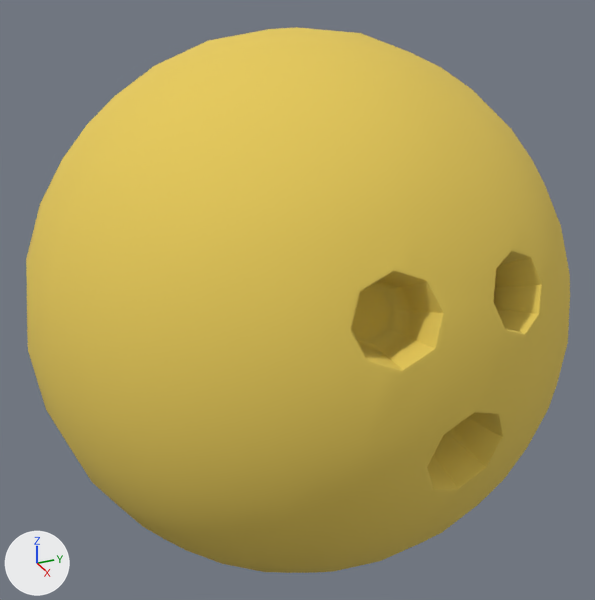
One commit to the FBX model FLAG_Bowling_game/Assets/Objects/BallS/Cannonball.fbx: the scene before it, then after it.
One viewpoint serves both versions: a 50 mm camera at (1.642, 0.831, 0.642) aimed at (0.791, 1.214, 0.217). The axes (+X, +Y, +Z) are drawn at lower left. The lights are the same throughout. The older version comes first. Where no turn or scale is listed for an object, it has been applied to the vertices.

Objects in the first picture: 'Golden Ball.001'.
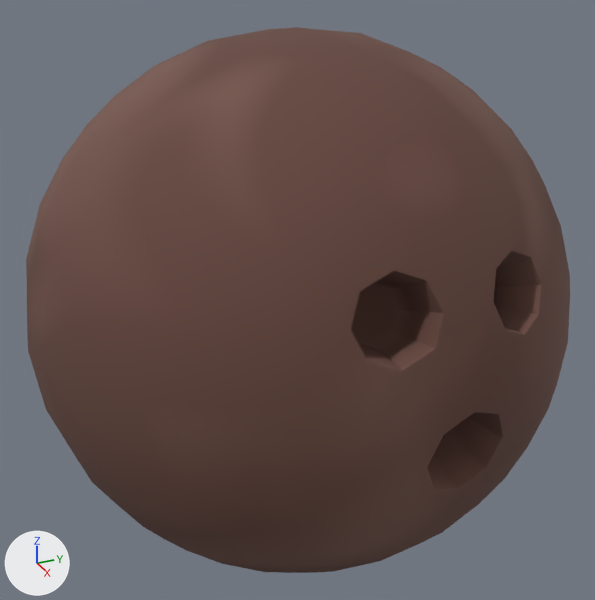
Boxes (x1, y1, x2, y2) around the edits, measured in the pictures (595 x 600 px):
```json
{"object": "Golden Ball.001", "change": "surface changed", "before": [26, 27, 570, 573], "after": [26, 27, 570, 573], "on screen": "yellow to brown"}
```

Edits to the scene script, one JSON object a line:
```json
{"op": "add", "block": "img_canonball_col_png", "code": ["img_canonball_col_png = load_image('Canonball col.png', '_unpacked/Canonball_col.png', 1024, 1024, 'sRGB')"]}
{"op": "add", "block": "img_cannonball_mat_png", "code": ["img_cannonball_mat_png = load_image('Cannonball mat.png', '_unpacked/Cannonball_mat.png', 1024, 1024, 'Non-Color')"]}
{"op": "add", "block": "img_canonball_rough_png", "code": ["img_canonball_rough_png = load_image('Canonball rough.png', '_unpacked/Canonball_rough.png', 1024, 1024, 'Non-Color')"]}
{"block": "mat_material_003", "where": "n0 = _N.new('ShaderNodeBsdfPrincipled'); n0.name = 'Principled BSDF'"}
{"op": "remove", "block": "mat_material_003", "code": "n0.inputs[0].default_value = (0.8, 0.595, 0.102, 1.0)  # 'Base Color', yellow #e7cb5a"}
{"op": "remove", "block": "mat_material_003", "code": "n0.inputs[2].default_value = 1.0  # 'Roughness'"}
{"op": "add", "block": "mat_material_003", "code": "n2 = _N.new('ShaderNodeTexImage'); n2.name = 'Image Texture'"}
{"op": "add", "block": "mat_material_003", "code": "n2.image = img_canonball_col_png"}
{"op": "add", "block": "mat_material_003", "code": "n3 = _N.new('ShaderNodeTexImage'); n3.name = 'Image Texture.001'"}
{"op": "add", "block": "mat_material_003", "code": "n3.image = img_canonball_rough_png"}
{"op": "add", "block": "mat_material_003", "code": "n4 = _N.new('ShaderNodeTexImage'); n4.name = 'Image Texture.002'"}
{"op": "add", "block": "mat_material_003", "code": "n4.image = img_cannonball_mat_png"}
{"op": "add", "block": "mat_material_003", "code": "_L.new(n2.outputs[0], n0.inputs[0])  # 'Color' to 'Base Color'"}
{"op": "add", "block": "mat_material_003", "code": "_L.new(n2.outputs[1], n0.inputs[4])  # 'Alpha' to 'Alpha'"}
{"op": "add", "block": "mat_material_003", "code": "_L.new(n3.outputs[0], n0.inputs[2])  # 'Color' to 'Roughness'"}
{"op": "add", "block": "mat_material_003", "code": "_L.new(n4.outputs[0], n0.inputs[1])  # 'Color' to 'Metallic'"}
{"block": "me_low_poly_watermelon_ball_004", "where": "me_low_poly_watermelon_ball_004.from_pydata(...)  # 932 vertices, 1742 faces; spans x -0.311..0.332, y -0.297..0.348, z 0.499..1.144"}
{"block": "me_low_poly_watermelon_ball_004", "where": "# used by ob_golden_ball_001; location = (0.78, 1.187, -0.604)"}
{"block": "me_low_poly_watermelon_ball_004", "change": "me_low_poly_watermelon_ball_004 part 1: texture (UV) coordinates changed"}
```
